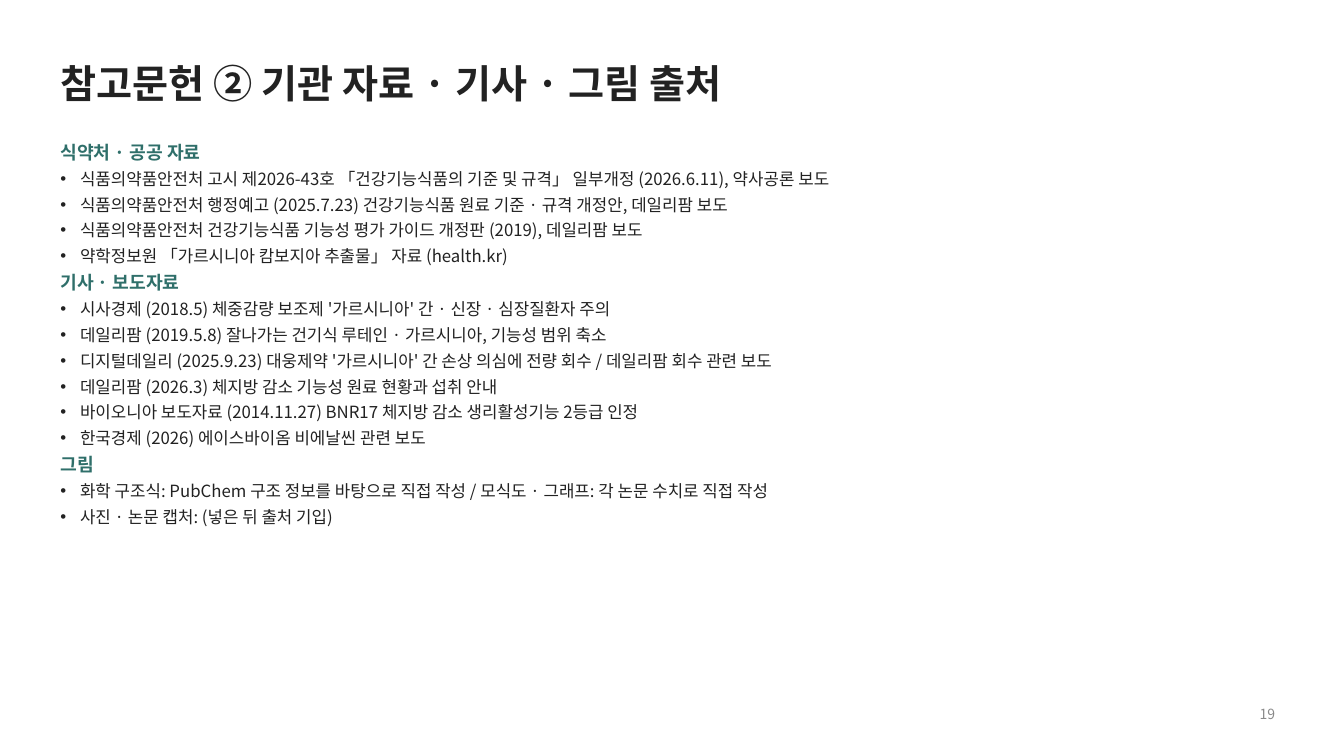
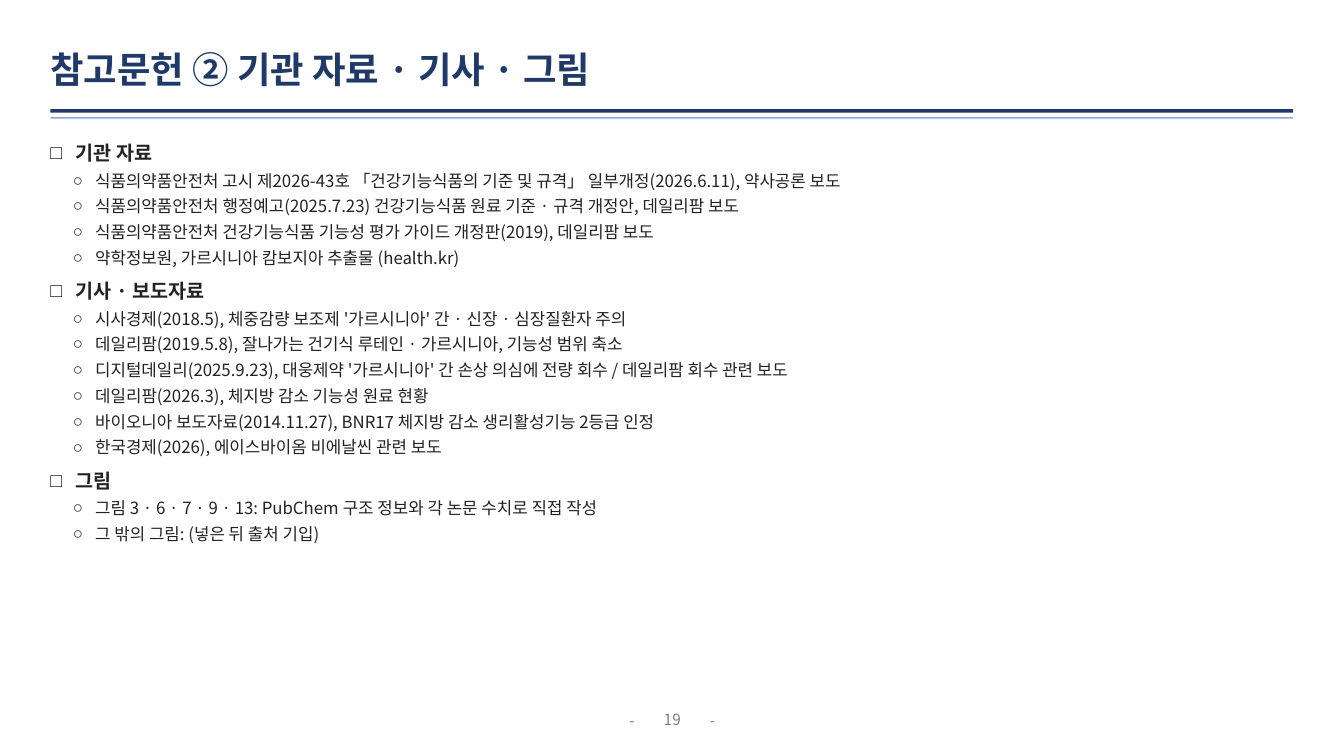
Before and after one commit to logvinca99-cell/logvinca, a slide deck: slide 19 of 발표자료/체중조절_발표_기능성식품학.pptx. Drawn at 1344x756 pixels with LibreOffice and Linux fonts; fonts in the diff are those of the drawing. Boxes give left, top, right and bottom in pixels: in the first picture for what was removed or moved away, otherwise in the second. Text is boxed around its words. In the diff, an @@ line names an element or a change of style, - is before the commit and + after.

```diff
--- a/발표자료/체중조절_발표_기능성식품학.pptx
+++ b/발표자료/체중조절_발표_기능성식품학.pptx
@@ title at box(50, 52, 590, 87): text changed; size 28 to 26 pt; text colour #222222 to #1F3A68 @@
-참고문헌 ② 기관 자료 · 기사 · 그림 출처
+참고문헌 ② 기관 자료 · 기사 · 그림
@@ line added from (50, 111) to (1294, 111), #1F3A68 2.5 pt @@
@@ line added from (50, 118) to (1294, 118), #8EAADB 1 pt @@
@@ text "기관 자료": place and size @@
-text "기관 자료" at box(60, 143, 829, 526)
+text "기관 자료" at box(76, 143, 841, 543)
@@ text at box(76, 143, 841, 267): text changed @@
-식약처 · 공공 자료
-• 식품의약품안전처 고시 제2026-43호 「건강기능식품의 기준 및 규격」 일부개정 (2026.6.11), 약사공론 보도
-• 식품의약품안전처 행정예고 (2025.7.23) 건강기능식품 원료 기준 · 규격 개정안, 데일리팜 보도
-• 식품의약품안전처 건강기능식품 기능성 평가 가이드 개정판 (2019), 데일리팜 보도
-• 약학정보원 「가르시니아 캄보지아 추출물」 자료 (health.kr)
+□ 기관 자료
+  ○ 식품의약품안전처 고시 제2026-43호 「건강기능식품의 기준 및 규격」 일부개정(2026.6.11), 약사공론 보도
+  ○ 식품의약품안전처 행정예고(2025.7.23) 건강기능식품 원료 기준 · 규격 개정안, 데일리팜 보도
+  ○ 식품의약품안전처 건강기능식품 기능성 평가 가이드 개정판(2019), 데일리팜 보도
+  ○ 약학정보원, 가르시니아 캄보지아 추출물 (health.kr)
@@ text at box(76, 281, 204, 490): size 13 to 14 pt, text colour #2F6F6A to #222222 in "기사 · 보도자료", "그림"; bullet none to □; more space between paragraphs @@
@@ text at box(95, 311, 788, 456): text changed @@
-• 시사경제 (2018.5) 체중감량 보조제 '가르시니아' 간 · 신장 · 심장질환자 주의
-• 데일리팜 (2019.5.8) 잘나가는 건기식 루테인 · 가르시니아, 기능성 범위 축소
-• 디지털데일리 (2025.9.23) 대웅제약 '가르시니아' 간 손상 의심에 전량 회수 / 데일리팜 회수 관련 보도
-• 데일리팜 (2026.3) 체지방 감소 기능성 원료 현황과 섭취 안내
-• 바이오니아 보도자료 (2014.11.27) BNR17 체지방 감소 생리활성기능 2등급 인정
-• 한국경제 (2026) 에이스바이옴 비에날씬 관련 보도
+  ○ 시사경제(2018.5), 체중감량 보조제 '가르시니아' 간 · 신장 · 심장질환자 주의
+  ○ 데일리팜(2019.5.8), 잘나가는 건기식 루테인 · 가르시니아, 기능성 범위 축소
+  ○ 디지털데일리(2025.9.23), 대웅제약 '가르시니아' 간 손상 의심에 전량 회수 / 데일리팜 회수 관련 보도
+  ○ 데일리팜(2026.3), 체지방 감소 기능성 원료 현황
+  ○ 바이오니아 보도자료(2014.11.27), BNR17 체지방 감소 생리활성기능 2등급 인정
+  ○ 한국경제(2026), 에이스바이옴 비에날씬 관련 보도
@@ text at box(95, 500, 597, 543): text changed @@
-• 화학 구조식: PubChem 구조 정보를 바탕으로 직접 작성 / 모식도 · 그래프: 각 논문 수치로 직접 작성
-• 사진 · 논문 캡처: (넣은 뒤 출처 기입)
+  ○ 그림 3 · 6 · 7 · 9 · 13: PubChem 구조 정보와 각 논문 수치로 직접 작성
+  ○ 그 밖의 그림: (넣은 뒤 출처 기입)
@@ text added at box(617, 706, 647, 736), 11 pt, text #7F7F7F @@
+-
@@ page number: place and size @@
-page number at box(1260, 708, 1276, 719)
+page number at box(664, 713, 681, 725)
@@ page number at box(664, 713, 681, 725): size 10 to 11 pt, text colour #8A8A8A to #7F7F7F; alignment right to centre @@
@@ text added at box(698, 706, 728, 736), 11 pt, text #7F7F7F @@
+-
```
Also in this commit, not shown: 17 other slides changed, 3 slides added, 3 slides removed, 1 other file.
